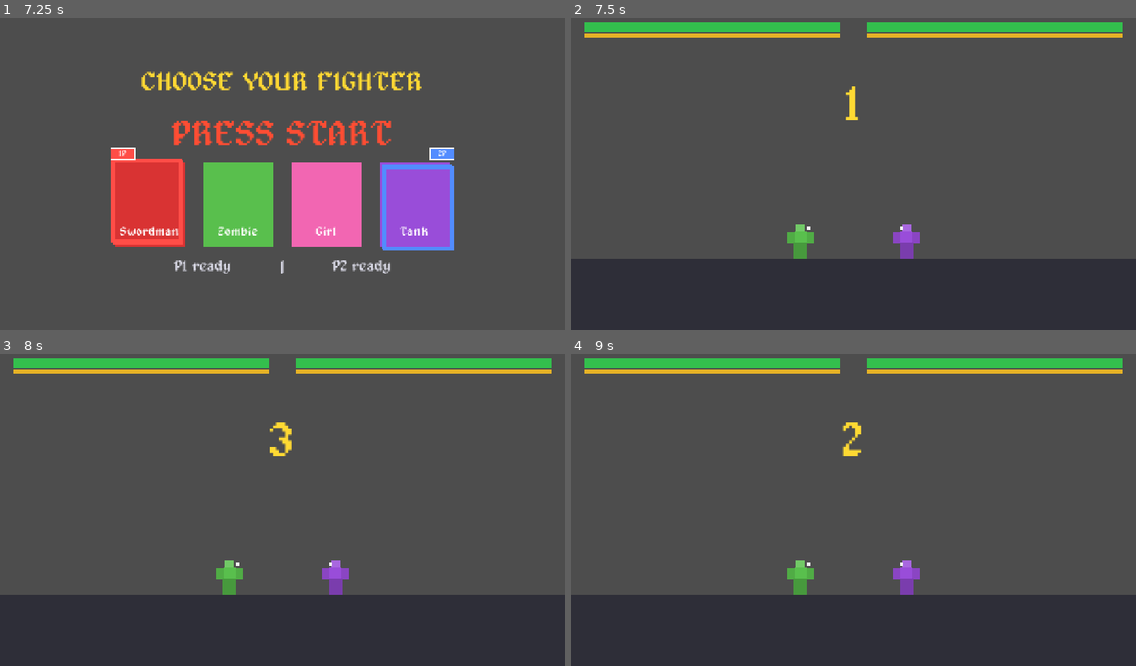
Above: before the commit, frames 1-4 (two rows, left to right).
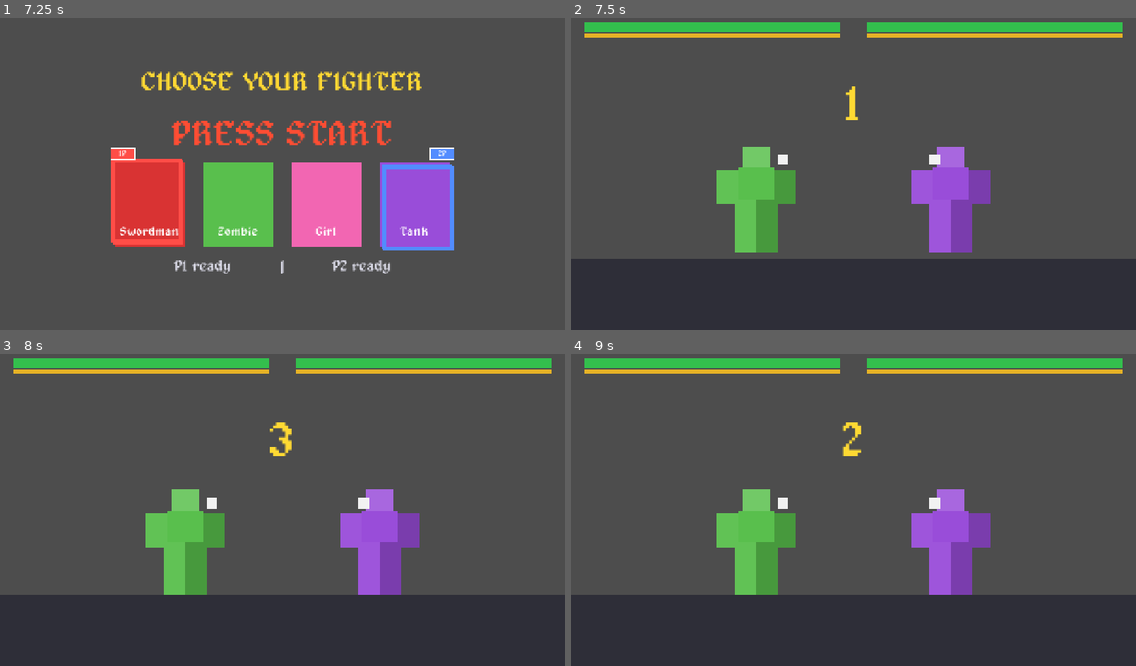
Above: after the commit, the same moments.

Repository: al5ina5/fighter
Game: Godot game, scene res://scenes/Menu.tscn
Same seed, same stepped clock (60 frames per second), same inputs: the game is played once before the commit and once after it.
Inputs (mouse positions are in pixels of both pictures, inside the frame that each line leads up to):
- Up to frame 1 (7.25 s): tap Enter (ui_accept) every 0.75 s from 0.5 to 4.25 s; move the mouse to (406, 155) at 0.52 s; hold D (p1_move_right) 0.53-2.03 s; tap S (p1_block) at 0.6 s; click (406, 155) at 0.67 s; tap W (p1_jump) at 0.77, 1.52, 3.02, 3.77, 4.52, 6.02, 6.77 s; move the mouse to (169, 186) at 1.27 s; tap G (p1_heavy) at 1.35 s; move the mouse to (339, 102) at 2.02 s; hold A (p1_move_left) 2.03-2.78 s; tap F (p1_light) at 2.1 s; move the mouse to (254, 236) at 2.77 s; hold D (p1_move_right) 2.78-4.28 s; tap Down (p2_block) at 2.85 s; click (254, 236) at 2.92 s; move the mouse to (452, 217) at 3.52 s; tap L (p2_heavy) at 3.6 s; move the mouse to (113, 124) at 4.27 s; hold A (p1_move_left) 4.28-5.03 s; tap K (p2_light) at 4.35 s; move the mouse to (310, 170) at 5.02 s; hold D (p1_move_right) 5.03-5.78 s; tap Left (p2_move_left) at 5.1 s; click (310, 170) at 5.17 s; move the mouse to (197, 92) at 5.77 s; hold A (p1_move_left) from 5.78 s (still down); tap Right (p2_move_right) at 5.85 s; move the mouse to (406, 155) at 6.52 s; hold R from 6.53 s (still down)
- Up to frame 2 (7.5 s): move the mouse to (740, 186) at 7.27 s; release A (p1_move_left) at 7.28 s; release R at 7.28 s; hold D (p1_move_right) from 7.28 s (still down); tap Space at 7.35 s; click (740, 186) at 7.42 s
- Up to frame 3 (8 s): keep holding D (p1_move_right); tap W (p1_jump) at 7.52 s
- Up to frame 4 (9 s): keep holding D (p1_move_right); move the mouse to (910, 438) at 8.02 s; tap S (p1_block) at 8.1 s; move the mouse to (825, 572) at 8.77 s; tap G (p1_heavy) at 8.85 s

Frame 1 is identical in both runs. In frame 2, 6.9% of the frame differs, in the area x 25-75%, y 41-78%; in frame 3, 7.0%, in the area x 25-75%, y 43-78%; in frame 4, 7.0%.

Commit message:
Phase A: big fighters (tunable SCALE, spawn/settle), far-limb depth shading, per-limb hit feedback

Diff:
--- a/scripts/Battle.gd
+++ b/scripts/Battle.gd
@@ -33,14 +33,14 @@
 	p1.player_number = 1
 	p1.body_color = GameState.p1_char().color
 	p1.name = GameState.p1_char().name
-	p1.position = Vector2(520, 520)
+	p1.position = Vector2(420, 400)
 	add_child(p1)
 
 	var p2 = PLAYER_TS.instantiate()
 	p2.player_number = 2
 	p2.body_color = GameState.p2_char().color
 	p2.name = GameState.p2_char().name
-	p2.position = Vector2(760, 520)
+	p2.position = Vector2(860, 400)
 	add_child(p2)
 
 
@@ -83,8 +83,8 @@
 
 
 func _reset_round() -> void:
-	player1.reset(Vector2(520, 520))
-	player2.reset(Vector2(760, 520))
+	player1.reset(Vector2(420, 400))
+	player2.reset(Vector2(860, 400))
 	_start_round()
 
 
--- a/scripts/Player.gd
+++ b/scripts/Player.gd
@@ -1,9 +1,10 @@
 extends CharacterBody2D
 class_name Player
 
-const SPEED := 300.0
-const JUMP_VELOCITY := -400.0
-const GRAVITY := 980.0
+const SCALE := 3.0
+const SPEED := 300.0 * SCALE
+const JUMP_VELOCITY := -400.0 * SCALE
+const GRAVITY := 980.0 * SCALE
 const GUARD_MAX := 100.0
 
 const LIMB_MAX := {
@@ -15,10 +16,12 @@
 const LIGHT := {
 	"windup": 0.10, "active": 0.10, "recovery": 0.20,
 	"damage": 5.0, "knockback": 160.0, "stun": 0.22, "reach": Vector2(70, 80),
+	"aim": 0.0, "can_hit": ["head", "torso", "arm_l", "arm_r"],
 }
 const HEAVY := {
 	"windup": 0.35, "active": 0.12, "recovery": 0.35,
 	"damage": 12.0, "knockback": 300.0, "stun": 0.36, "reach": Vector2(95, 95),
+	"aim": 10.0, "can_hit": ["head", "torso", "arm_l", "arm_r", "leg_l", "leg_r"],
 }
 
 signal died
@@ -51,6 +54,7 @@
 
 
 func _ready() -> void:
+	scale = Vector2(SCALE, SCALE)
 	_setup_limbs()
 	_set_hitbox(false)
 
@@ -119,6 +123,7 @@
 	var reach: Vector2 = data.reach
 	hitbox_shape.shape.size = reach
 	hitbox.position.x = facing * (reach.x / 2.0 + 30.0)
+	hitbox.position.y = data.aim
 	_set_hitbox(false)
 
 
@@ -151,9 +156,12 @@
 			continue
 		if not area.has_meta("limb"):
 			continue
+		var limb: String = area.get_meta("limb")
+		if limb not in attack.can_hit:
+			continue
 		hit_landed = true
-		var limb: String = area.get_meta("limb")
 		victim.take_part_hit(limb, attack.damage, global_position.x, attack.knockback, attack.stun)
+		return
 
 
 func take_part_hit(limb_name: String, dmg: float, source_x: float, kb: float, stun: float) -> void:
@@ -186,13 +194,13 @@
 	hurt_timer = stun
 	_set_hitbox(false)
 	var dir_away := 1.0 if global_position.x >= source_x else -1.0
-	velocity = Vector2(dir_away * kb, -130.0)
+	velocity = Vector2(dir_away * kb * SCALE, -130.0 * SCALE)
 	hurt_tilt = dir_away * 0.16
-	rig.self_modulate = Color(3.0, 3.0, 3.0)
-	flash_timer = 0.12
+	_flash_limb(limb_name)
+	_spawn_impact(_get_limb_hurtbox(limb_name).global_position)
 	Effects.hitstop(0.05 if dmg <= 6.0 else 0.09)
 	Effects.add_shake(3.0 if dmg <= 6.0 else 7.0)
-	print("HIT dmg=", dmg, " -> hp=", health)
+	print("HIT dmg=", dmg, " -> ", limb_name, " | hp=", health)
 
 	if _is_ko():
 		health = maxf(health, 0.0)
@@ -205,7 +213,7 @@
 	health -= dmg * 0.15
 	guard -= dmg * 1.5
 	var dir_away := 1.0 if global_position.x >= source_x else -1.0
-	velocity = Vector2(dir_away * kb * 0.4, 0.0)
+	velocity = Vector2(dir_away * kb * 0.4 * SCALE, 0.0)
 	rig.self_modulate = Color(1.5, 1.5, 1.5)
 	flash_timer = 0.08
 	Effects.hitstop(0.03)
@@ -215,7 +223,7 @@
 		guard = GUARD_MAX
 		state = State.HURT
 		hurt_timer = 0.6
-		velocity = Vector2(dir_away * kb * 1.2, -150.0)
+		velocity = Vector2(dir_away * kb * 1.2 * SCALE, -150.0 * SCALE)
 		Effects.add_shake(9.0)
 		print("GUARD BREAK!")
 
@@ -230,6 +238,27 @@
 func _set_hitbox(active: bool) -> void:
 	hitbox_shape.disabled = not active
 	hitbox_debug.visible = active
+
+
+func _flash_limb(limb_name: String) -> void:
+	var limb_body: ColorRect = _get_limb_body(limb_name)
+	limb_body.self_modulate = Color(3.0, 3.0, 3.0)
+	var tw := create_tween()
+	tw.tween_interval(0.06)
+	tw.tween_property(limb_body, "self_modulate", Color.WHITE, 0.08)
+
+
+func _spawn_impact(pos: Vector2) -> void:
+	var burst := ColorRect.new()
+	burst.color = Color(1, 0.95, 0.5, 0.9)
+	burst.size = Vector2(22, 22)
+	burst.position = pos - Vector2(11, 11)
+	burst.z_index = 5
+	add_child(burst)
+	var tw := create_tween()
+	tw.tween_property(burst, "scale", Vector2(1.7, 1.7), 0.12)
+	tw.parallel().tween_property(burst, "modulate:a", 0.0, 0.12)
+	tw.tween_callback(burst.queue_free)
 
 
 func _setup_limbs() -> void:
@@ -245,9 +274,11 @@
 	match name:
 		"head":
 			return body_color.lightened(0.15)
-		"arm_l", "arm_r":
-			return body_color.darkened(0.1)
-		"leg_l", "leg_r":
+		"torso":
+			return body_color
+		"arm_l", "leg_l":
+			return body_color.lightened(0.05)
+		"arm_r", "leg_r":
 			return body_color.darkened(0.2)
 	return body_color
 
